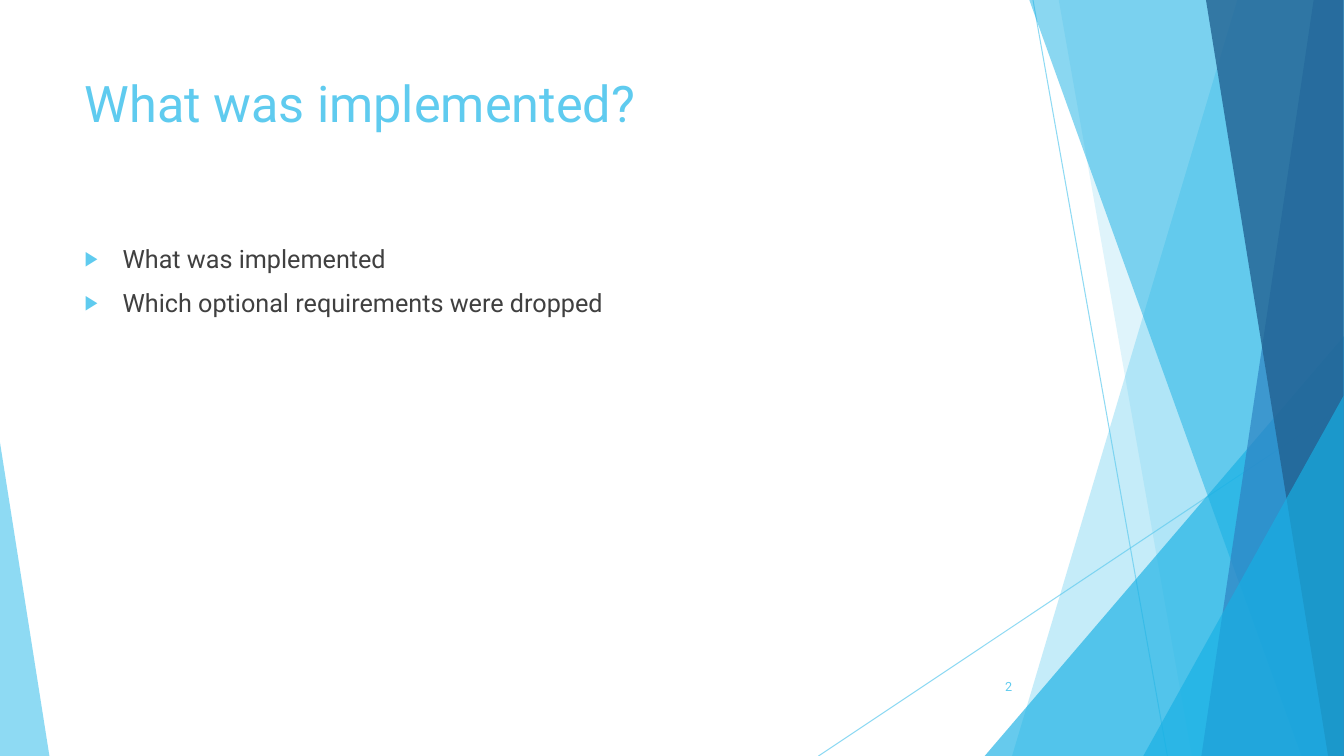
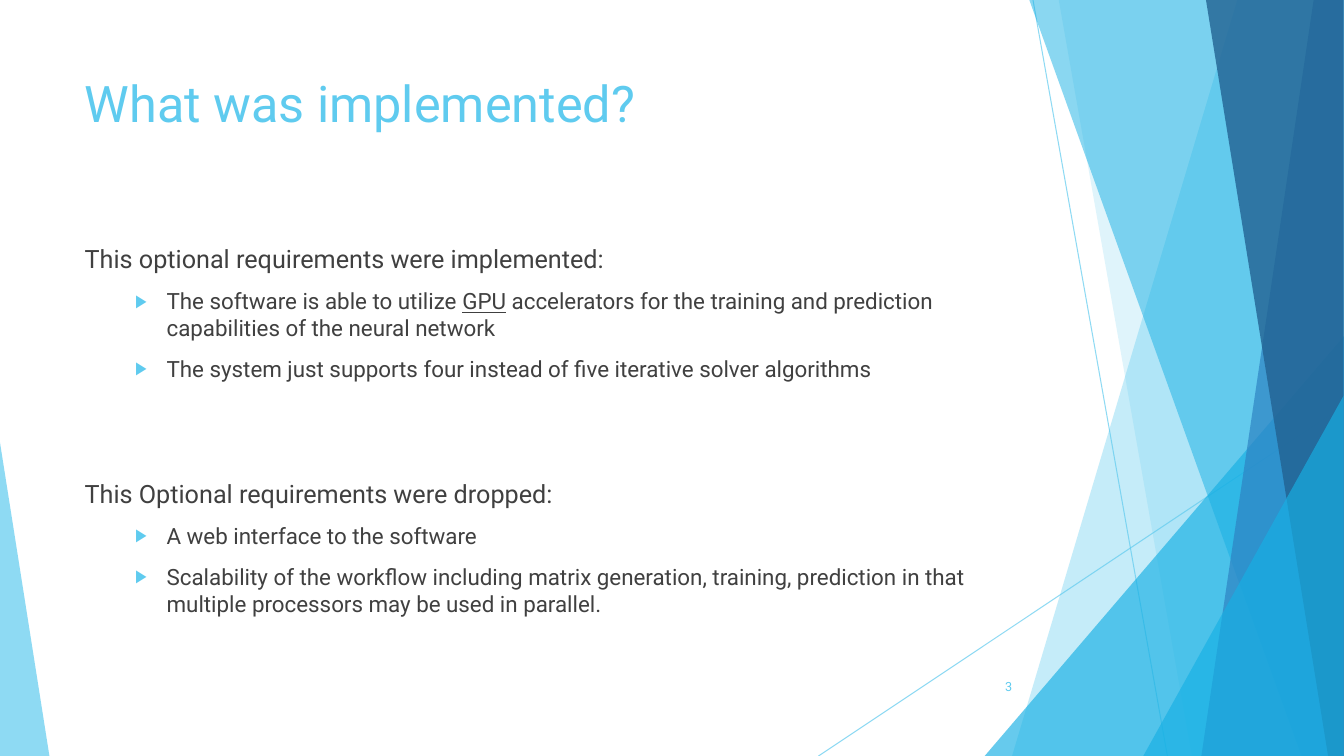
Before and after one commit to TheSlimvReal/PSE---LA-meets-ML, a slide deck: slide 3 of Implementation Sheet/Impl_sheet_presentation.pptx (slide 2 before the commit). Drawn at 1344x756 pixels with LibreOffice and Linux fonts; fonts in the diff are those of the drawing. Boxes give left, top, right and bottom in pixels: in the first picture for what was removed or moved away, otherwise in the second. Text is boxed around its words. In the diff, an @@ line names an element or a change of style, - is before the commit and + after.

```diff
--- a/Implementation Sheet/Impl_sheet_presentation.pptx
+++ b/Implementation Sheet/Impl_sheet_presentation.pptx
@@ text at [85, 249, 964, 617]: text changed; size 18 to 16 pt @@
-▶ What was implemented
-▶ Which optional requirements were dropped
+This optional requirements were implemented:
+  ▶ The software is able to utilize GPU accelerators for the training and prediction capabilities of the neural network
+  ▶ The system just supports four instead of five iterative solver algorithms
+This Optional requirements were dropped:
+  ▶ A web interface to the software
+  ▶ Scalability of the workflow including matrix generation, training, prediction in that multiple processors may be used in parallel.
```
Also in this commit, not shown: 3 other slides changed, 3 slides added, 2 slides removed, 2 other files.
